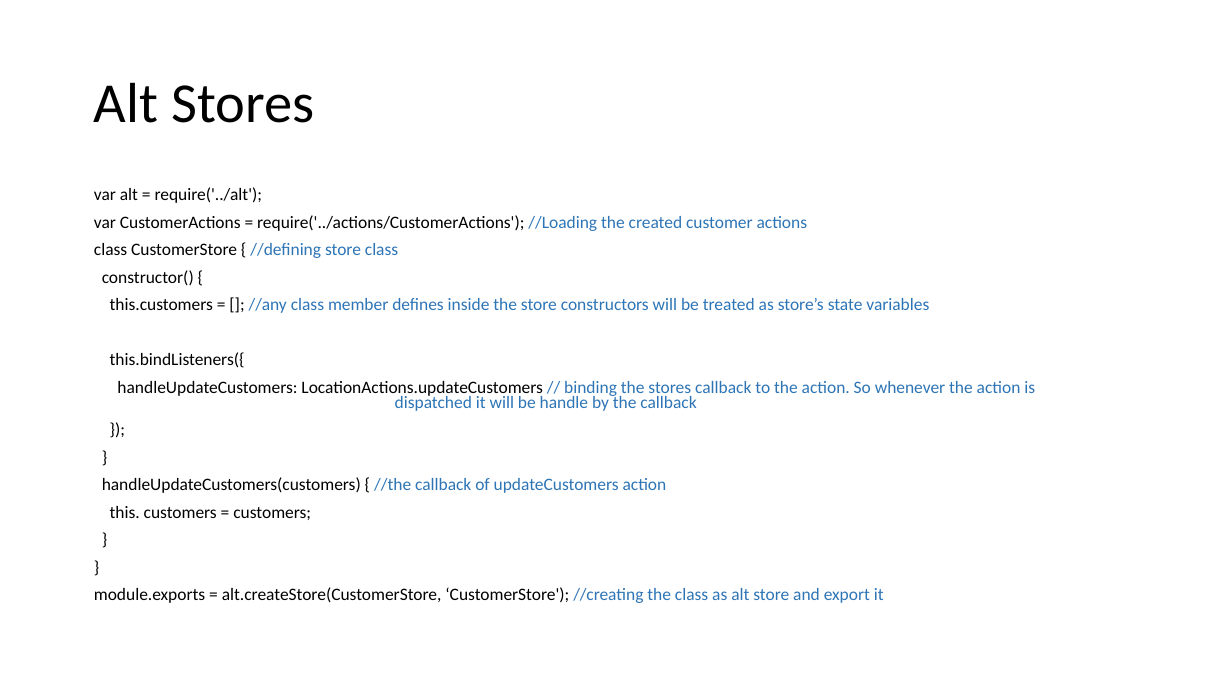
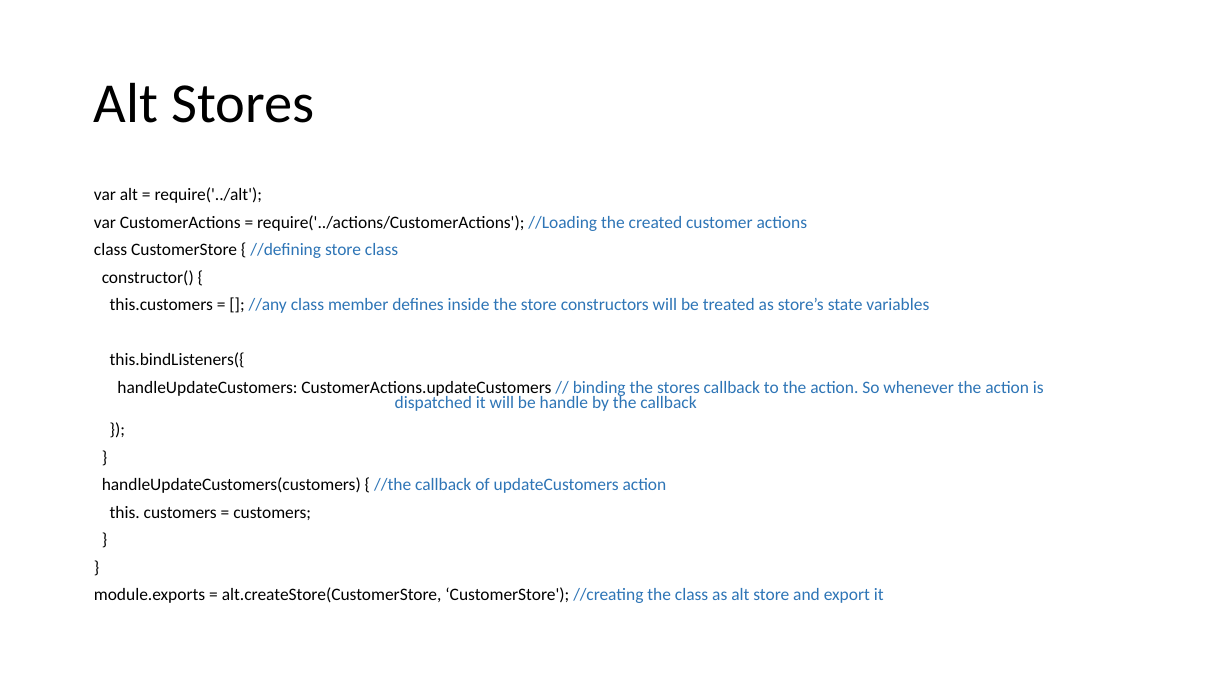
Before and after one commit to awahab29/samplealt, a slide deck: slide 18 of React.pptx. Drawn at 1232x693 pixels with LibreOffice and Linux fonts; fonts in the diff are those of the drawing. Boxes give left, top, right and bottom in pixels: in the first picture for what was removed or moved away, otherwise in the second. Text is boxed around its words. In the diff, an @@ line names an element or a change of style, - is before the commit and + after.

```diff
--- a/React.pptx
+++ b/React.pptx
@@ text at (117,381,1044,411): text changed @@
-handleUpdateCustomers: LocationActions.updateCustomers // binding the stores callback to the action. So whenever the action is dispatched it will be handle by the callback
+handleUpdateCustomers: CustomerActions.updateCustomers // binding the stores callback to the action. So whenever the action is dispatched it will be handle by the callback
```
Also in this commit, not shown: 2 other slides changed, 8 other files.
